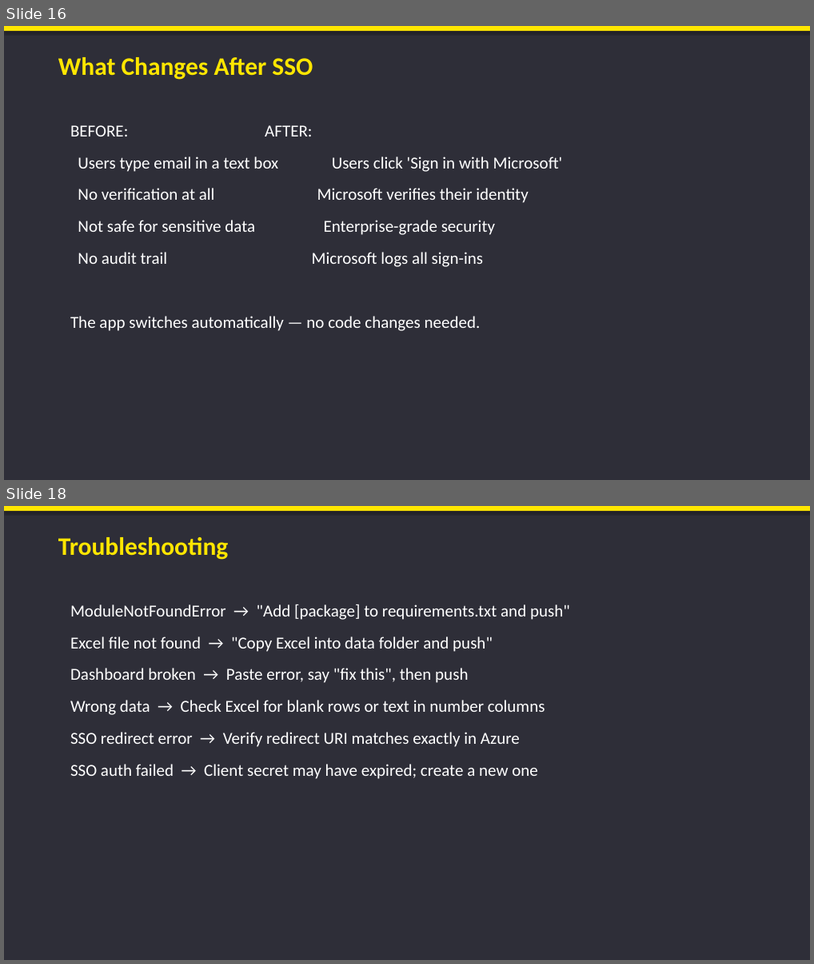
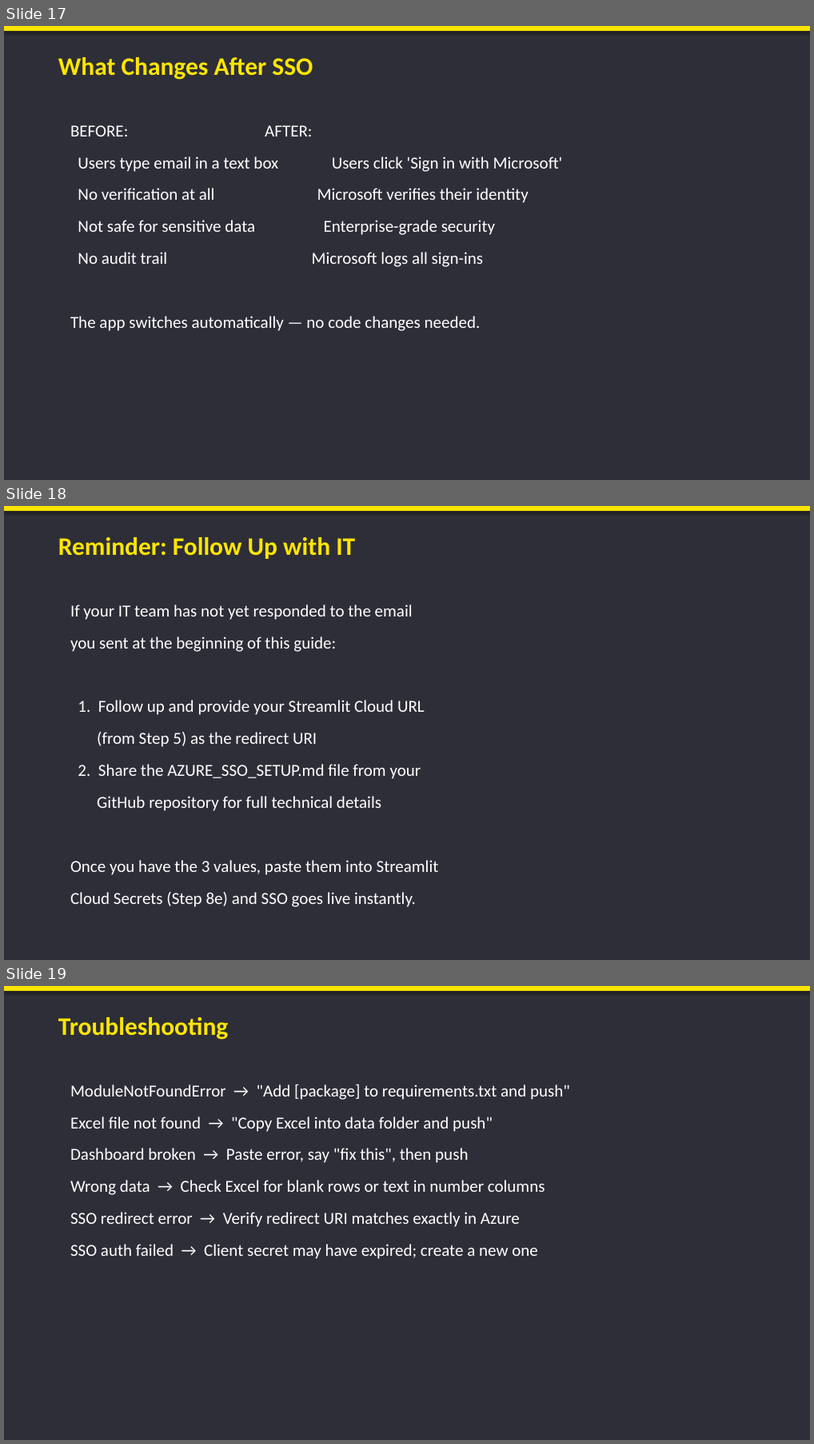
Before and after one commit to JustinDGold/Factory-Dashboard-demo, a slide deck: Factory_AI_Dashboard_Guide.pptx. Shown one above the other, each under a label of ours: slides 16 and 18 before the commit, slides 17, 18 and 19 after it; the slides between them are not shown. The pictures are 814x964 and 814x1444 pixels, drawn with LibreOffice and Linux fonts; fonts in the diff are those of the drawing. Boxes give left, top, right and bottom in pixels: in the first picture for what was removed or moved away, otherwise in the second. Text is boxed around its words. In the diff, an @@ line names an element or a change of style, - is before the commit and + after.

Commit message:
Integrate SSO as core part of guide from the start, not optional add-on

```diff
--- a/Factory_AI_Dashboard_Guide.pptx
+++ b/Factory_AI_Dashboard_Guide.pptx
@@ slide 18 added at (4, 506, 810, 960), background #2E2E38 @@
@@ rectangle added at (4, 506, 810, 511), fill #FFE600 @@
@@ text added at (58, 537, 355, 559), 30 pt, text #FFE600, bold @@
+Reminder: Follow Up with IT
@@ text added at (70, 604, 439, 907), 20 pt, text #FFFFFF @@
+If your IT team has not yet responded to the email
+you sent at the beginning of this guide:
+1. Follow up and provide your Streamlit Cloud URL
+(from Step 5) as the redirect URI
+2. Share the AZURE_SSO_SETUP.md file from your
+GitHub repository for full technical details
+Once you have the 3 values, paste them into Streamlit
+Cloud Secrets (Step 8e) and SSO goes live instantly.
@@ what was slide 16 is now slide 17 @@
@@ what was slide 18 is now slide 19 @@
```
Also in this commit, not shown: 6 slides changed, 3 other files.
